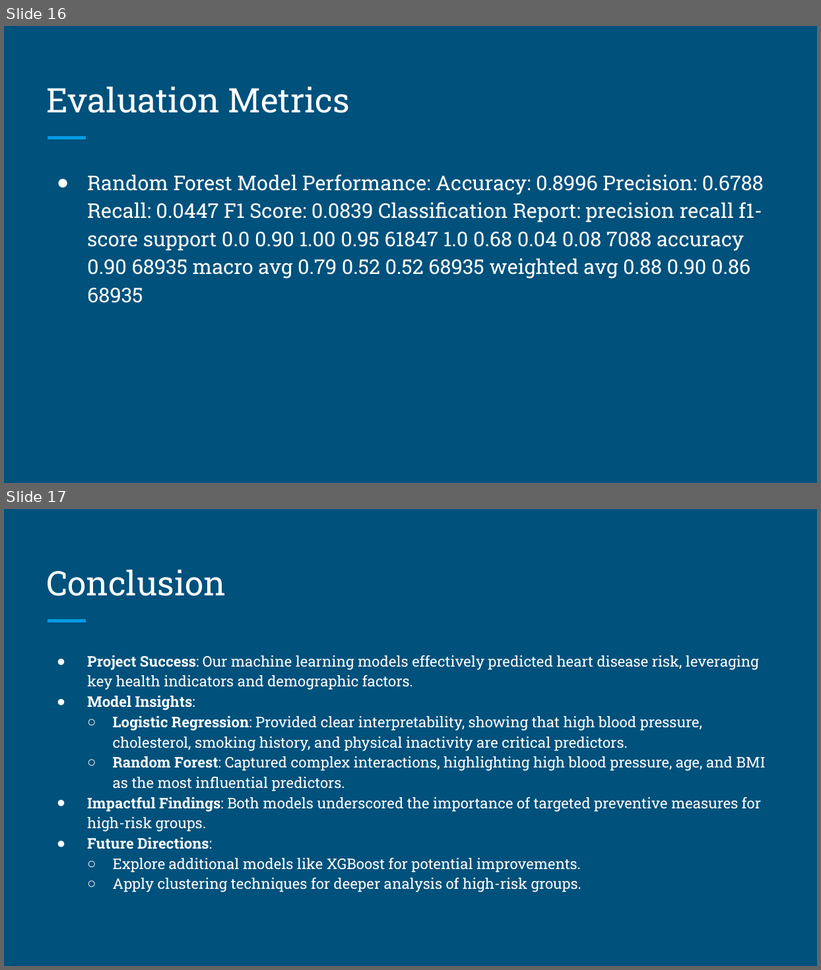
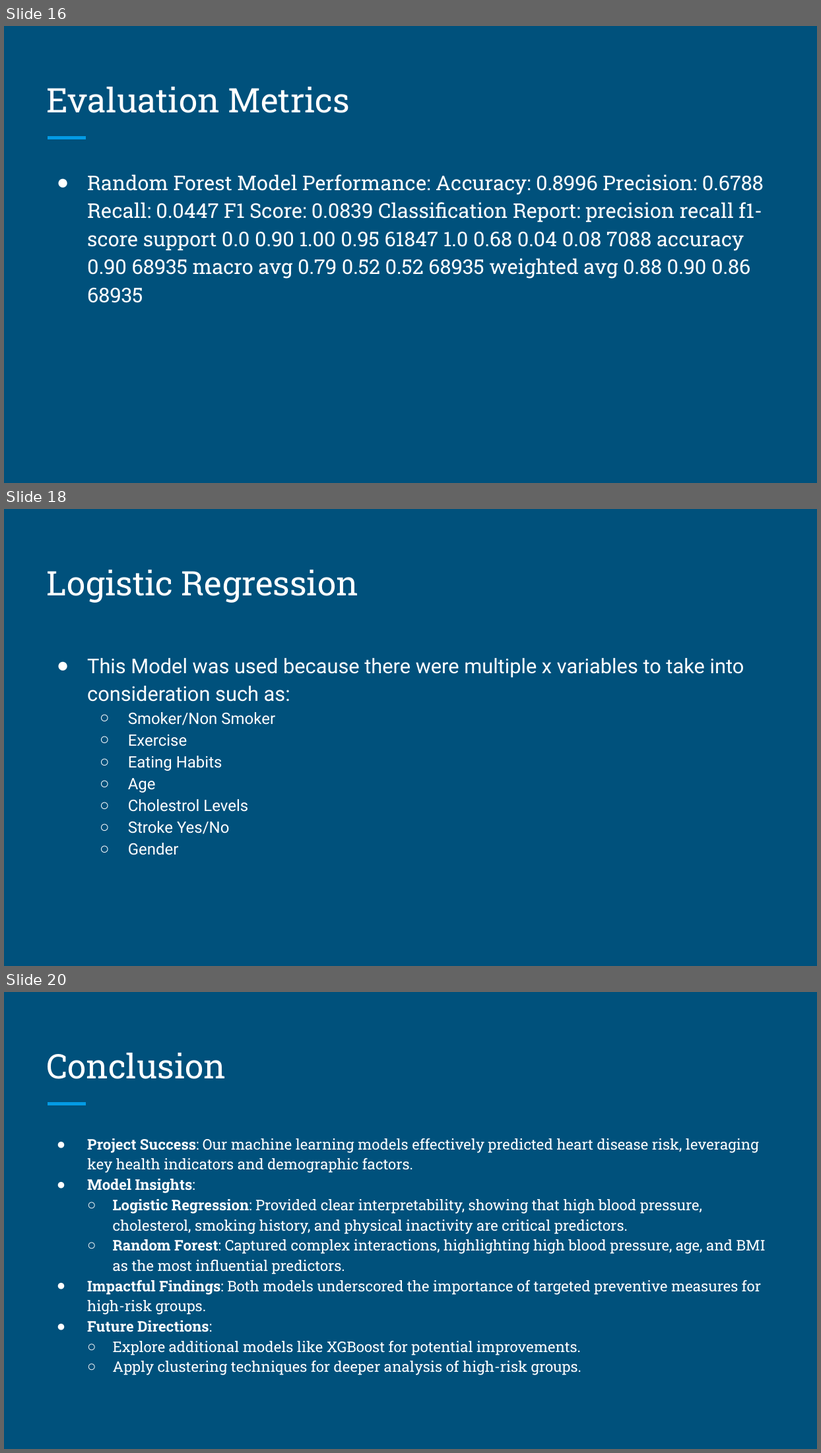
Before and after one commit to rich-willet/Project-4-Group-3, a slide deck: Power_point.pptx. Shown one above the other, each under a label of ours: slides 16 and 17 before the commit, slides 16, 18 and 20 after it; the slides between them are not shown. The pictures are 821x970 and 821x1453 pixels, drawn with LibreOffice and Linux fonts; fonts in the diff are those of the drawing. Boxes give left, top, right and bottom in pixels: in the first picture for what was removed or moved away, otherwise in the second. Text is boxed around its words. In the diff, an @@ line names an element or a change of style, - is before the commit and + after.

```diff
--- a/Power_point.pptx
+++ b/Power_point.pptx
@@ slide 18 added at [4,509,817,966], background #00517C @@
@@ title added at [47,570,358,603], 30 pt, text #FFFFFF @@
+Logistic Regression
@@ text added at [87,658,745,855], 18 pt, text #FFFFFF @@
+● This Model was used because there were multiple x variables to take into consideration such as:
+  ○ Smoker/Non Smoker
+  ○ Exercise
+  ○ Eating Habits
+  ○ Age
+  ○ Cholestrol Levels
+  ○ Stroke Yes/No
+  ○ Gender
@@ what was slide 17 is now slide 20 @@
```
Also in this commit, not shown: 2 other slides added, 2 other files.
